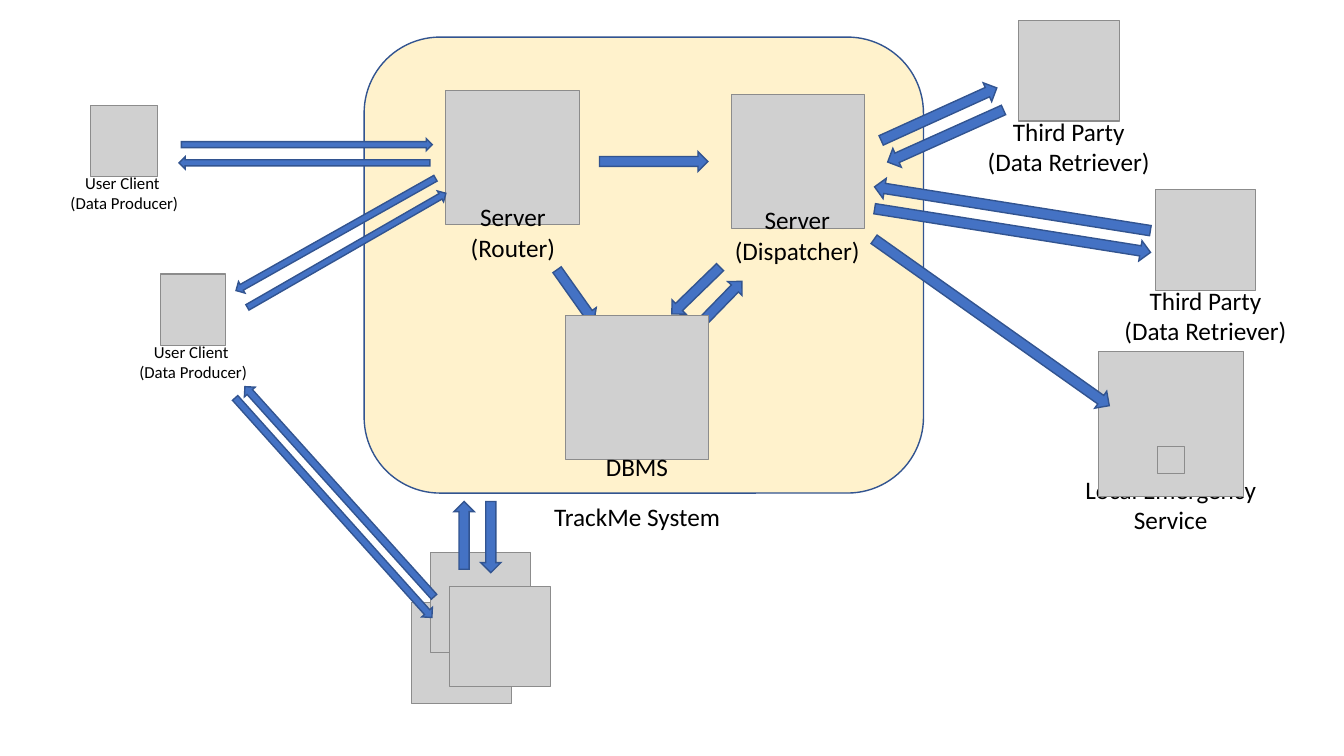
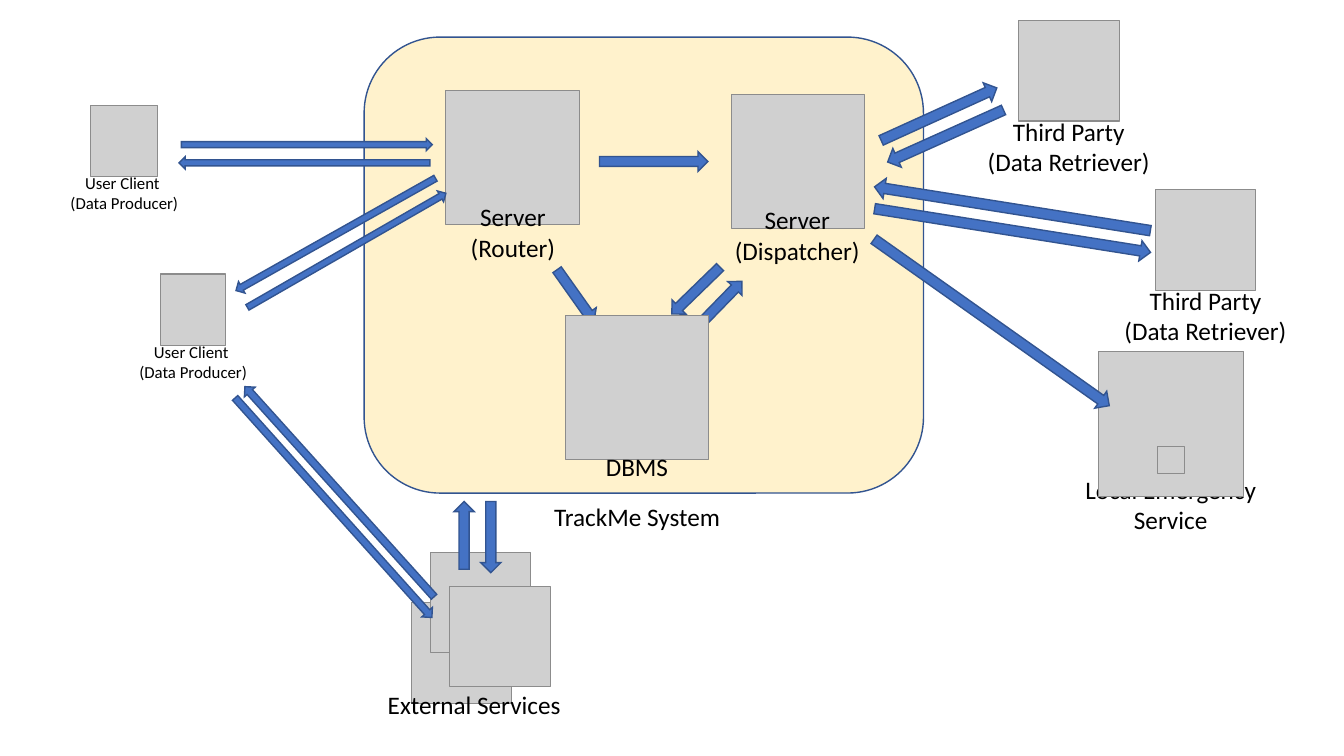
Before and after one commit to gianmarco27/Poggi-Stagliano-Stucchi, a slide deck: slide 1 of DD/ArchitectureDiagrams/ArchitectureDiagram.pptx. Drawn at 1344x756 pixels with LibreOffice and Linux fonts; fonts in the diff are those of the drawing; grey boxes stand for pictures. Boxes give left, top, right and bottom in pixels: in the first picture for what was removed or moved away, otherwise in the second. Text is boxed around its words. In the diff, an @@ line names an element or a change of style, - is before the commit and + after.

```diff
--- a/DD/ArchitectureDiagrams/ArchitectureDiagram.pptx
+++ b/DD/ArchitectureDiagrams/ArchitectureDiagram.pptx
@@ text added at <box>388,693,560,715</box>, 18 pt, text #000000 @@
+External Services
```
Also in this commit, not shown: 2 other files.
